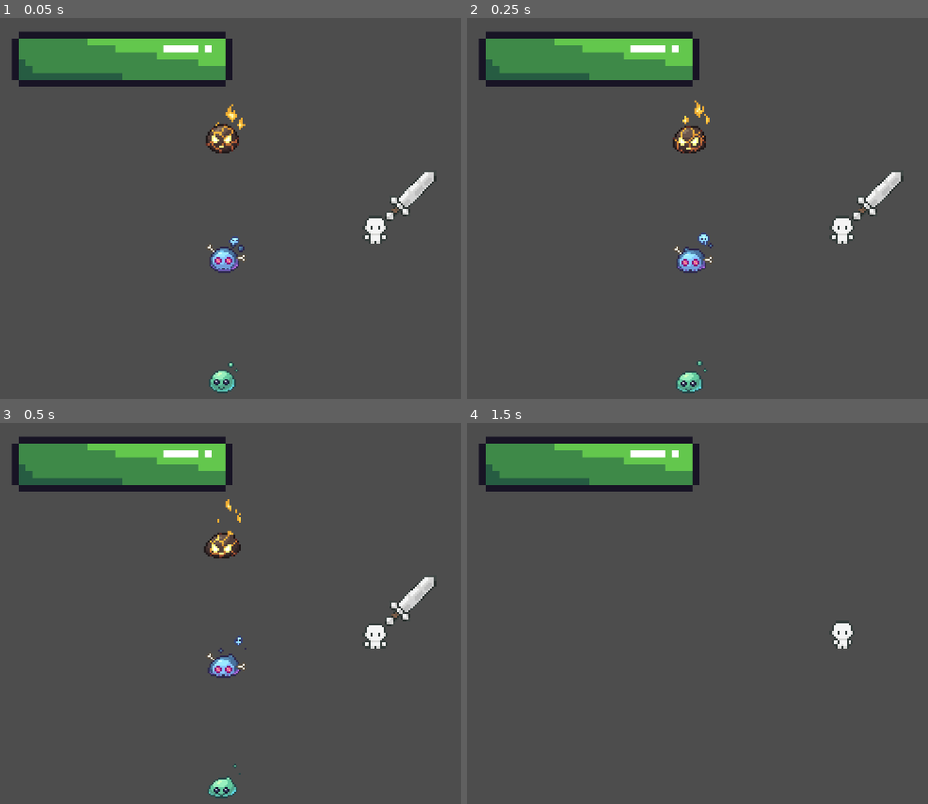
Above: before the commit, frames 1-4 (two rows, left to right).
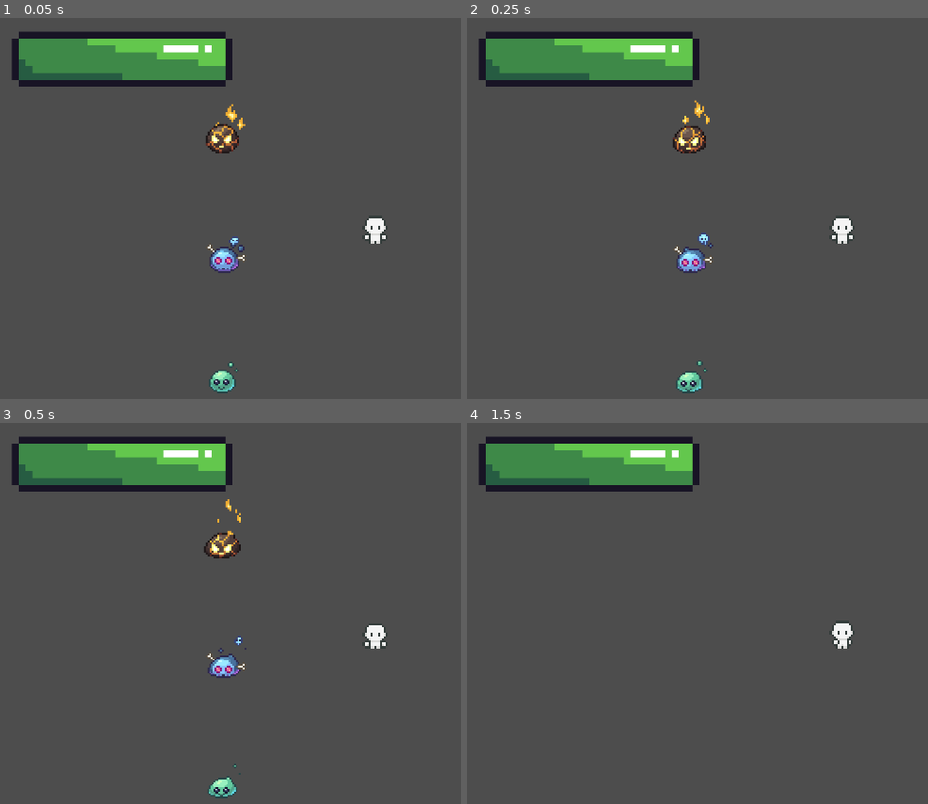
Above: after the commit, the same moments.

Repository: mintifish/game_repository
Game: Godot game, scene res://scenes/main.tscn
Two runs of this game, one before a commit and one after it. Both use one fixed random seed, a clock stepped at 60 frames per second and the inputs below.
Inputs (mouse positions are in pixels of both pictures, inside the frame that each line leads up to):
- Up to frame 1 (0.05 s): no input
- Up to frame 2 (0.25 s): no input
- Up to frame 3 (0.5 s): no input
- Up to frame 4 (1.5 s): move the mouse to (outside the picture) at 0.52 s; hold D (move_right) 0.53-1.28 s; click (outside the picture) at 0.6 s; move the mouse to (692, 655) at 1.27 s; hold S (move_down) from 1.28 s (still down); tap Shift (walk) at 1.35 s

The runs differ from the first frame. In frame 1, 0.5% of the frame differs, in the area x 83-95%, y 40-54%; in frame 2, 0.5%; in frame 3, 0.5%; in frame 4, nothing differs.

Commit message:
bug fixes

Diff:
--- a/resources/wepon_resources/iron_sword.tres
+++ b/resources/wepon_resources/iron_sword.tres
@@ -9,5 +9,5 @@
 [resource]
 script = ExtResource("1_llhcp")
 texture = ExtResource("2_y3y1p")
-damage = 20.0
+damage_strenght = 20.0
 collision_shape = SubResource("ConvexPolygonShape2D_mt7i8")
--- a/scenes/player.tscn
+++ b/scenes/player.tscn
@@ -559,6 +559,7 @@
 animation = &"back_idle"
 
 [node name="weapon" type="Sprite2D" parent="."]
+visible = false
 texture = ExtResource("8_30x47")
 offset = Vector2(17.5, -17.5)
 
--- a/scripts/base_enemy.gd
+++ b/scripts/base_enemy.gd
@@ -44,7 +44,7 @@
 	state_machine.process_frame(delta)
 
 func _on_hitbox_area_entered(area: Area2D) -> void:
-	if area.is_in_group("Weapon"):
+	if area.is_in_group("Weapon") and Global.weapon_attack_ip:
 		current_hp -= Global.weapon_damage_strenght
 		health_bar.visible = true
 		update_health_bar()
--- a/scripts/global.gd
+++ b/scripts/global.gd
@@ -8,3 +8,4 @@
 var player_current_hp = player_max_hp
 
 var weapon_damage_strenght: float
+var weapon_attack_ip: bool = false
--- a/scripts/player_states/attack.gd
+++ b/scripts/player_states/attack.gd
@@ -35,9 +35,11 @@
 	set_vars(parent.get_global_mouse_position() - parent.global_position)
 	parent.weapon_texture.rotation_degrees = current_degrees
 	parent.weapon_texture.visible = true
+	Global.weapon_attack_ip = true
 
 func exit():
 	parent.weapon_texture.visible = false
+	Global.weapon_attack_ip = false
 
 func process_input(event: InputEvent) -> PlayerState:
 	parent.player_last_direction = parent.player_direction
